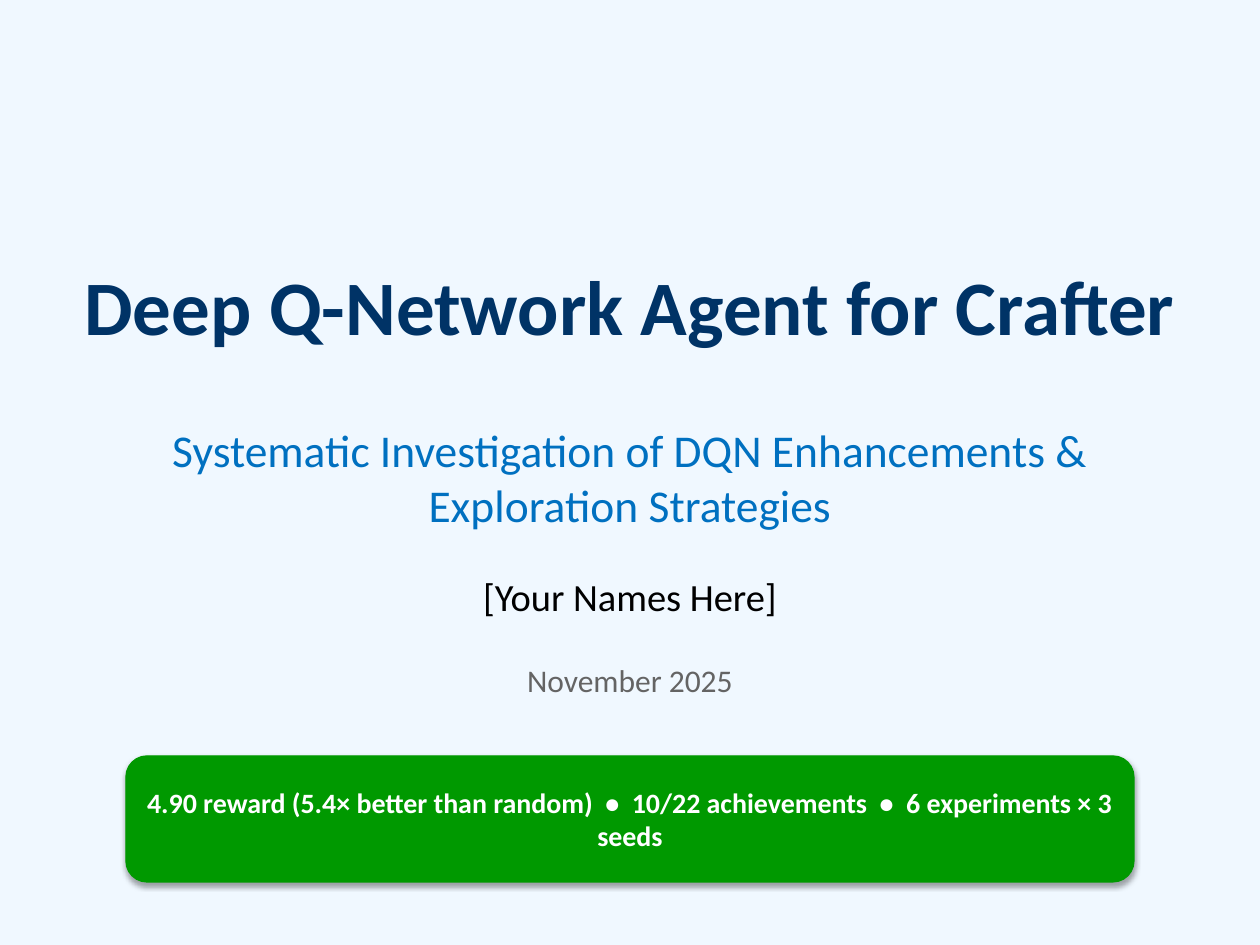
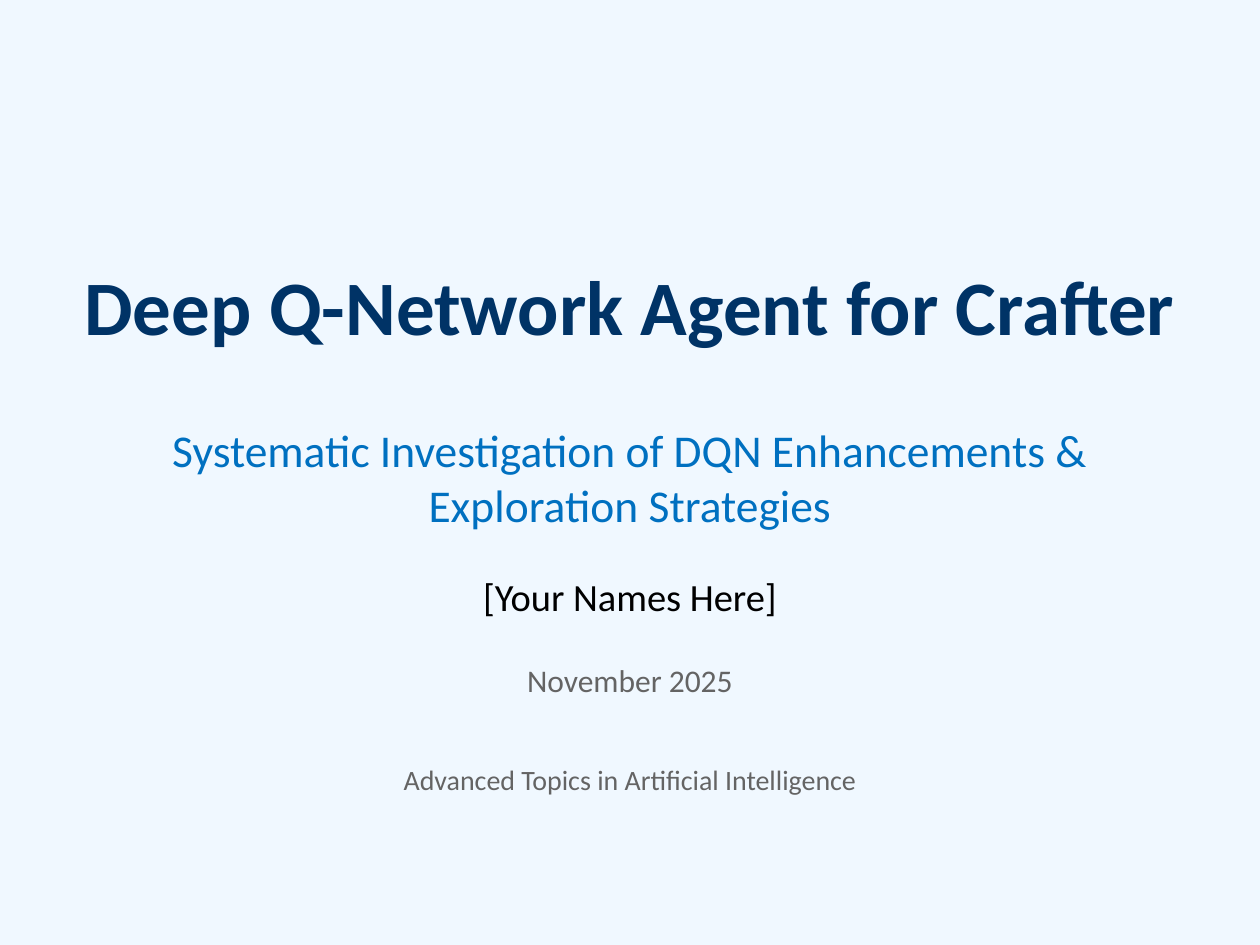
Before and after one commit to vitalii-t12/upb_atai_hw1_crafter, a slide deck: slide 1 of crafter_presentation_enhanced.pptx. Drawn at 1260x945 pixels with LibreOffice and Linux fonts; fonts in the diff are those of the drawing. Boxes give left, top, right and bottom in pixels: in the first picture for what was removed or moved away, otherwise in the second. Text is boxed around its words. In the diff, an @@ line names an element or a change of style, - is before the commit and + after.

```diff
--- a/crafter_presentation_enhanced.pptx
+++ b/crafter_presentation_enhanced.pptx
@@ rounded rectangle removed at [126,756,1134,882] @@
-4.90 reward (5.4× better than random) • 10/22 achievements • 6 experiments × 3 seeds
@@ text added at [404,770,856,795], 16 pt, text #646464 @@
+Advanced Topics in Artificial Intelligence
```
Also in this commit, not shown: 4 other slides changed, 2 slides added, 2 slides removed, 1 other file.
